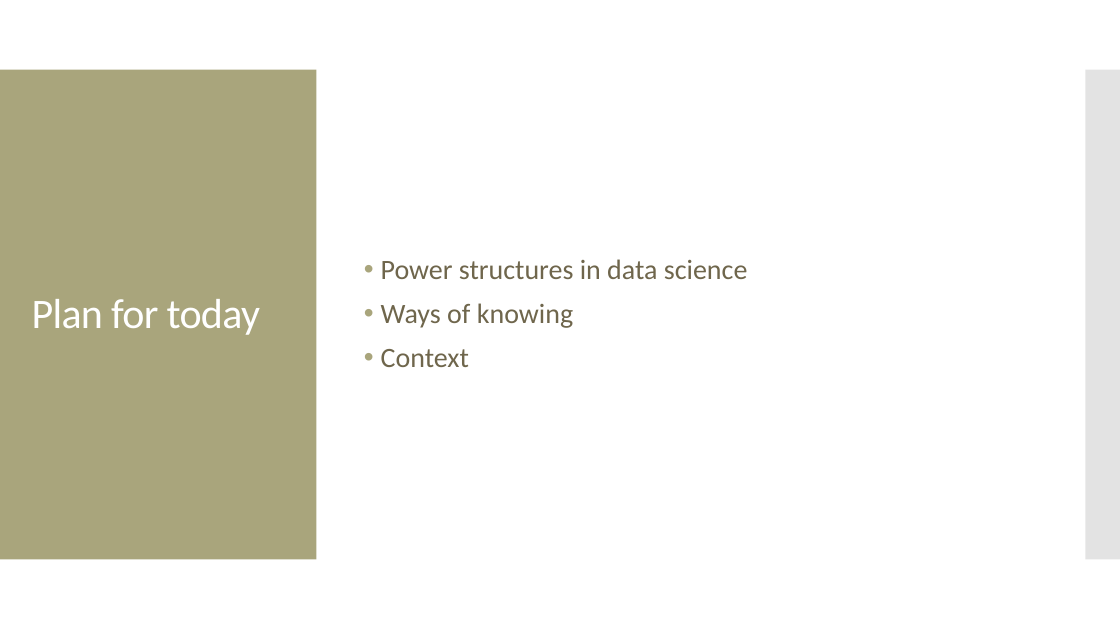
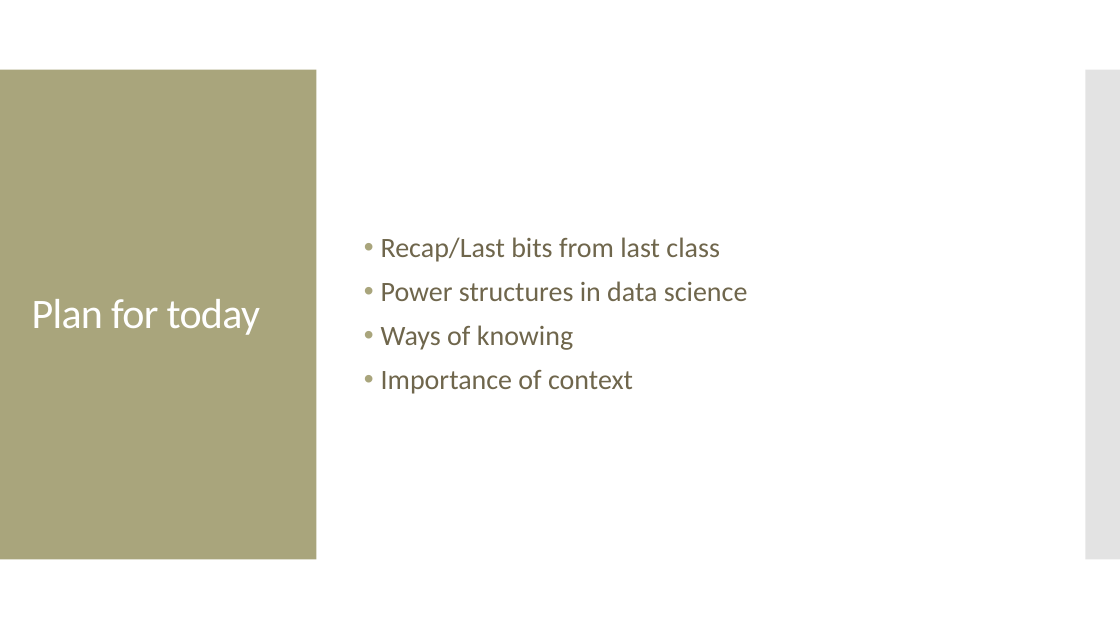
Before and after one commit to amosca01/SDS-CSC109, a slide deck: slide 2 of slides/02-data-feminism.pptx. Drawn at 1120x630 pixels with LibreOffice and Linux fonts; fonts in the diff are those of the drawing. Boxes give left, top, right and bottom in pixels: in the first picture for what was removed or moved away, otherwise in the second. Text is boxed around its words. In the diff, an @@ line names an element or a change of style, - is before the commit and + after.

```diff
--- a/slides/02-data-feminism.pptx
+++ b/slides/02-data-feminism.pptx
@@ text at bbox=[381, 237, 720, 262]: paragraph added @@
+• Recap/Last bits from last class
@@ text at bbox=[381, 370, 633, 394]: text changed @@
-• Context
+• Importance of context
```
Also in this commit, not shown: 4 other slides changed, 2 slides added, 1 slide removed, 6 other files.
